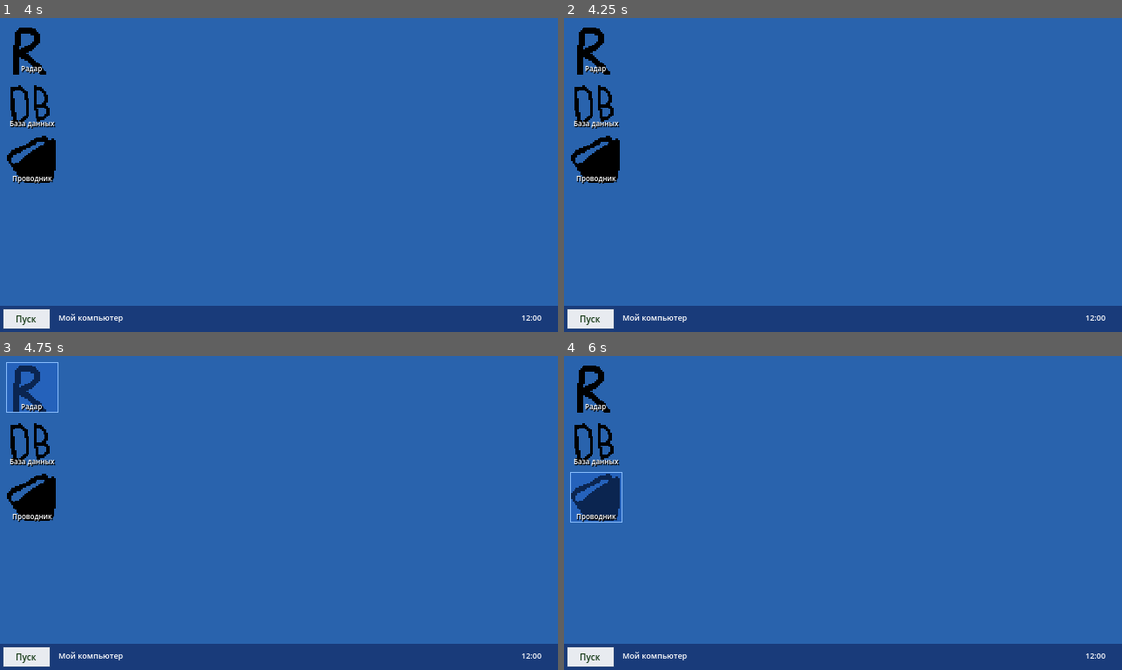
Above: before the commit, frames 1-4 (two rows, left to right).
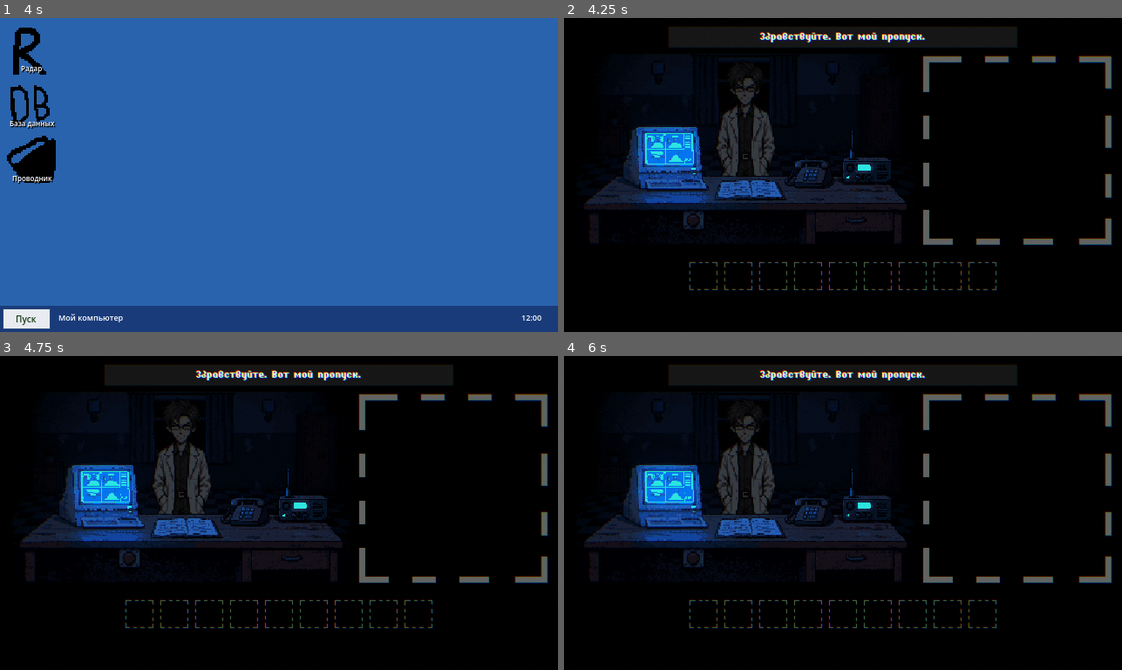
Above: after the commit, the same moments.

Repository: Blyaprint/StudakPlease
Game: Godot game, scene res://scenes/main.tscn
The game is run twice, just before and just after one commit, with the same random seed, the same clock (stepped at 60 frames per second) and the same inputs.
Inputs (mouse positions are in pixels of both pictures, inside the frame that each line leads up to):
- Up to frame 1 (4 s): tap Enter at 0.5, 3.5 s; move the mouse to (251, 237) at 0.52 s; tap Space at 0.6, 0.77, 1.07, 2.1, 2.75, 3.6, 3.77 s; click (251, 237) at 0.67 s; drag from (446, 222) to (251, 237) at 1.27 s; move the mouse to (111, 127) at 2.02 s; click (111, 127) at 2.17 s; drag from (306, 175) to (111, 127) at 2.77 s; move the mouse to (195, 96) at 3.52 s; click (195, 96) at 3.67 s
- Up to frame 2 (4.25 s): tap Space at 4.07 s; tap Escape at 4.15 s
- Up to frame 3 (4.75 s): click (33, 387) at 4.25 s, where only the run before the commit has a clickable "Радар"
- Up to frame 4 (6 s): click (597, 443) at 5 s, where only the run before the commit has a clickable "База данных"; click (597, 497) at 5.75 s, where only the run before the commit has a clickable "Проводник"

Frame 1 is identical in both runs. In frame 2, 98% of the frame differs, in the area x 0-100%, y 0-100%; in frame 3, 98%; in frame 4, 99%.

Commit message:
Close PC with Escape key

Diff:
--- a/scripts/main.gd
+++ b/scripts/main.gd
@@ -1,20 +1,28 @@
 extends Node2D
 
 func _input(event: InputEvent) -> void:
-	if event is InputEventKey and event.pressed and not event.echo:
-		var npc = get_tree().get_first_node_in_group("npc")
+	if event is not InputEventKey or not event.pressed or event.echo:
+		return
 
-		if not npc:
-			return
+	var pc = get_tree().get_first_node_in_group("pc_ui")
+	if pc and pc.is_open:
+		if event.keycode == KEY_ESCAPE:
+			pc.close_pc()
+			get_viewport().set_input_as_handled()
+		return
 
-		# Если NPC еще едет или уже уходит, клавиши игнорируются
-		if not npc.has_arrived or npc.is_leaving:
-			return
+	var npc = get_tree().get_first_node_in_group("npc")
+	if not npc:
+		return
 
-		if event.keycode == KEY_SPACE:
-			npc.allow_pass()
-		elif event.keycode == KEY_ESCAPE:
-			npc.deny_pass()
+	# Если NPC еще едет или уже уходит, клавиши игнорируются.
+	if not npc.has_arrived or npc.is_leaving:
+		return
+
+	if event.keycode == KEY_SPACE:
+		npc.allow_pass()
+	elif event.keycode == KEY_ESCAPE:
+		npc.deny_pass()
 
 
 func _on_icon_radar_gui_input(event: InputEvent) -> void:
